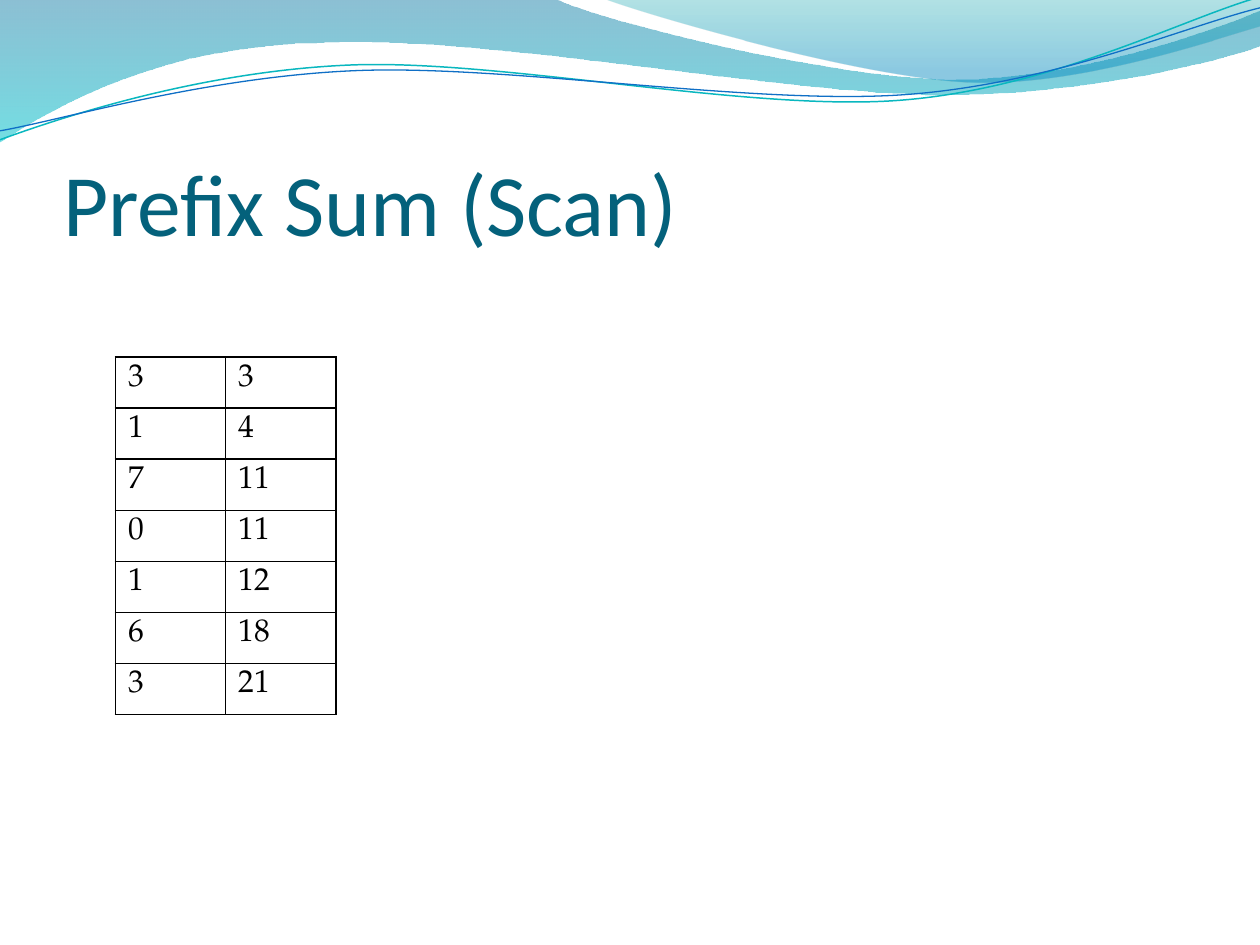
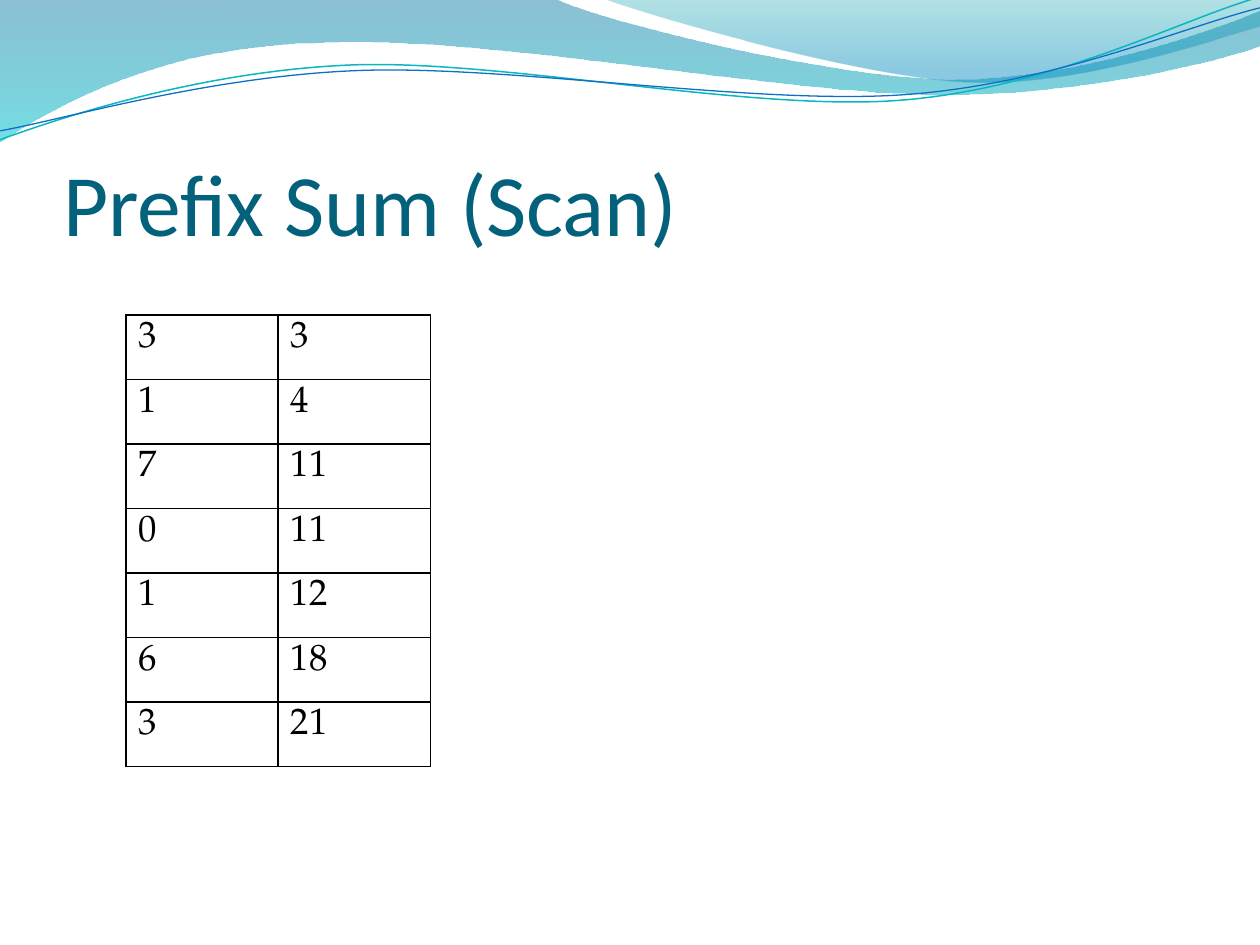
Before and after one commit to edvelezg/unb-pdp2, a slide deck: slide 7 of Project/InterimPresentation.pptx (slide 2 before the commit). Drawn at 1260x945 pixels with LibreOffice and Linux fonts; fonts in the diff are those of the drawing; background and template pictures are left out. Boxes give left, top, right and bottom in pixels: in the first picture for what was removed or moved away, otherwise in the second. Text is boxed around its words. In the diff, an @@ line names an element or a change of style, - is before the commit and + after.

```diff
--- a/Project/InterimPresentation.pptx
+++ b/Project/InterimPresentation.pptx
@@ table at (126,315,431,766) @@
@@ size 18 to 21 pt @@
@@ table: place and size @@
-table at (116,357,338,714)
+table at (126,315,431,766)
```
Also in this commit, not shown: 3 other slides changed, 4 slides added, 29 slides removed, 2 other files.
